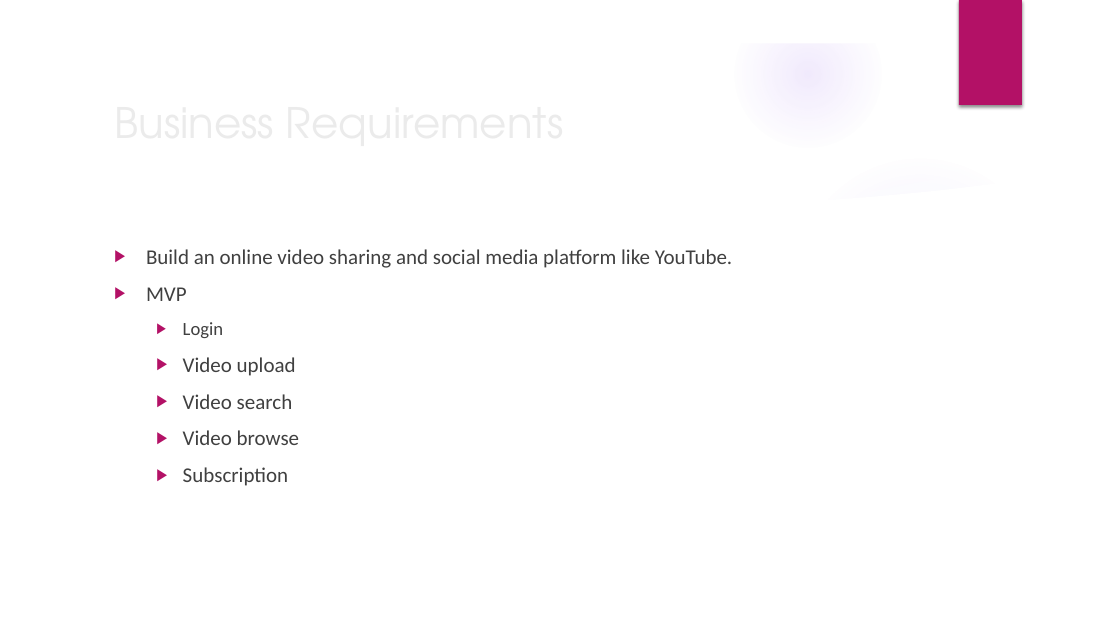
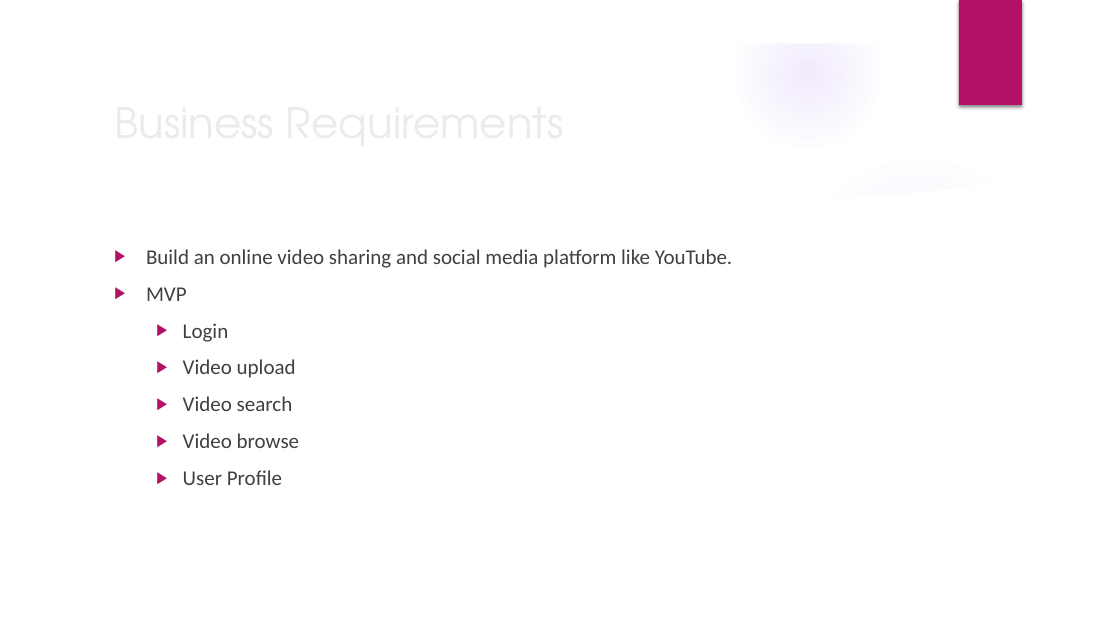
Before and after one commit to iamtarun99/Video-share-platform, a slide deck: slide 2 of Video Share Platform.pptx. Drawn at 1120x630 pixels with LibreOffice and Linux fonts; fonts in the diff are those of the drawing; background and template pictures are left out. Boxes give left, top, right and bottom in pixels: in the first picture for what was removed or moved away, otherwise in the second. Text is boxed around its words. In the diff, an @@ line names an element or a change of style, - is before the commit and + after.

```diff
--- a/Video Share Platform.pptx
+++ b/Video Share Platform.pptx
@@ text at (183, 323, 229, 342): size 16 to 18 pt in "Login" @@
@@ text at (183, 470, 282, 485): text changed @@
-  ▶ Subscription
+  ▶ User Profile
```
Also in this commit, not shown: 7 other slides changed, 4 slides added, 1 slide removed.
